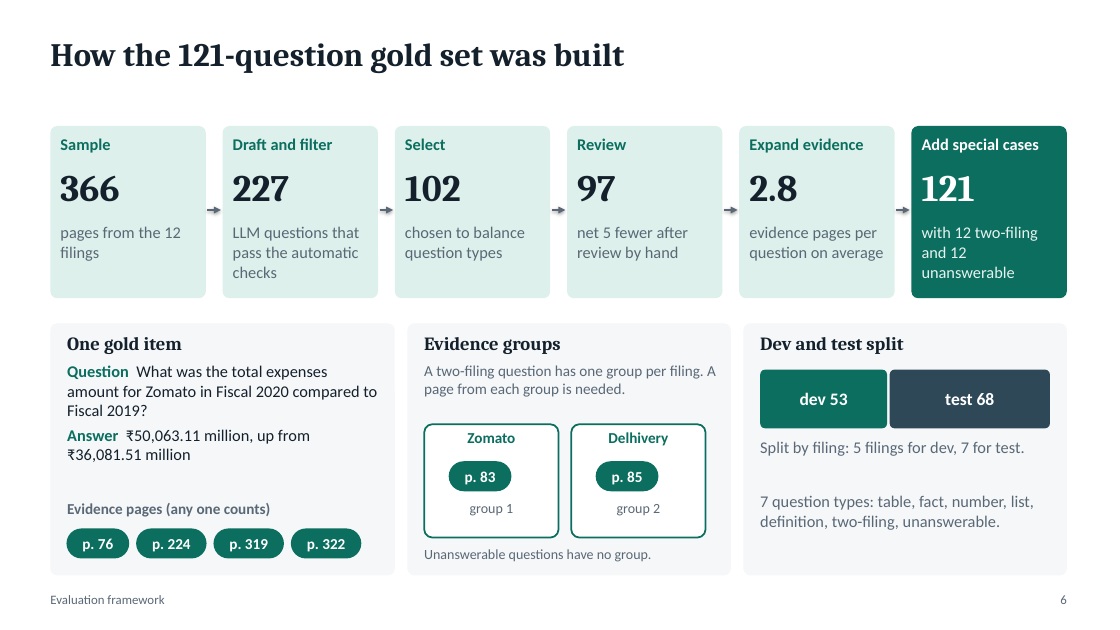
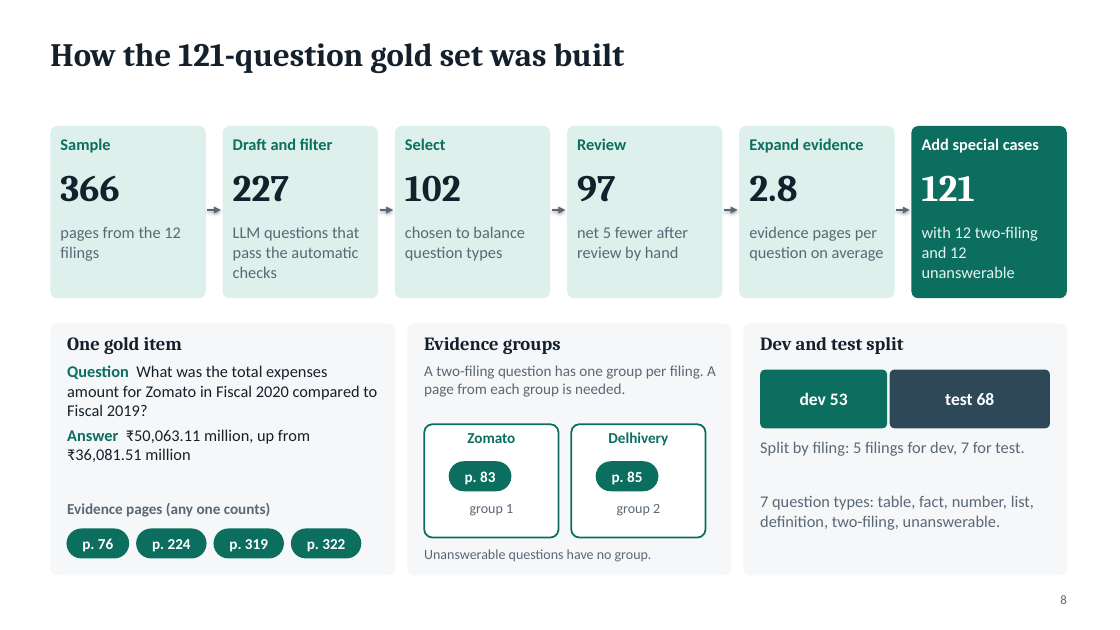
Before and after one commit to DarkkReaper007/RAG-for-financial-analysis, a slide deck: slide 8 of paper/slides.pptx (slide 6 before the commit). Drawn at 1120x630 pixels with LibreOffice and Linux fonts; fonts in the diff are those of the drawing. Boxes give left, top, right and bottom in pixels: in the first picture for what was removed or moved away, otherwise in the second. Text is boxed around its words. In the diff, an @@ line names an element or a change of style, - is before the commit and + after.

```diff
--- a/paper/slides.pptx
+++ b/paper/slides.pptx
@@ text removed at [50, 595, 164, 604] @@
-Evaluation framework
```
Also in this commit, not shown: 18 other slides changed, 5 slides added, 2 other files.
